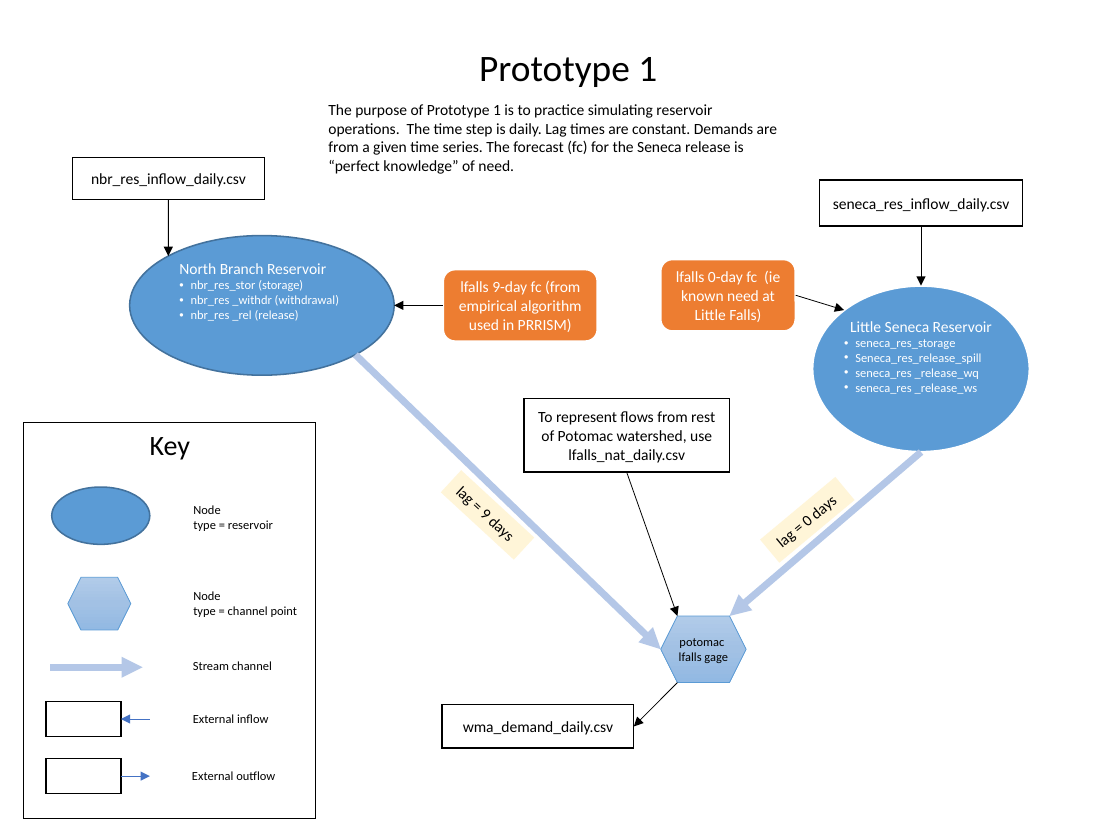
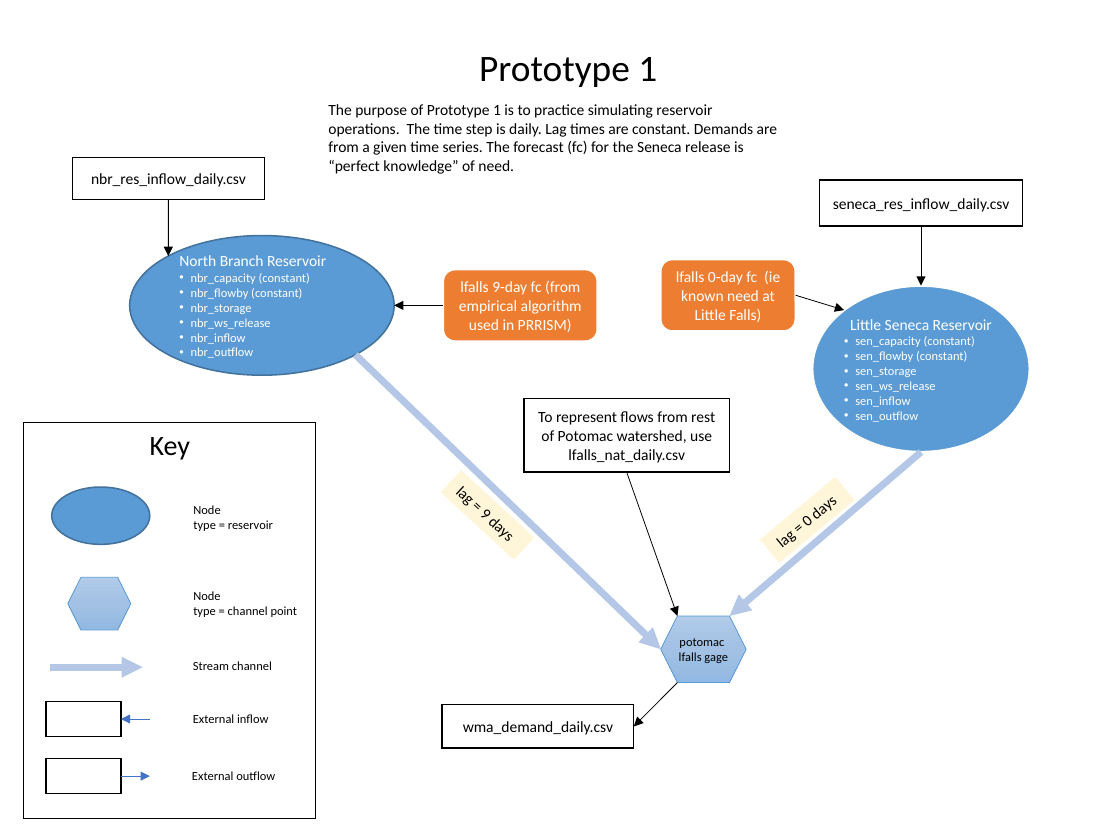
Before and after one commit to InterstateCommissionPotomacRiverBasin/prototype1, a slide deck: slide 1 of prototype1.pptx. Drawn at 1120x840 pixels with LibreOffice and Linux fonts; fonts in the diff are those of the drawing. Boxes give left, top, right and bottom in pixels: in the first picture for what was removed or moved away, otherwise in the second. Text is boxed around its words. In the diff, an @@ line names an element or a change of style, - is before the commit and + after.

```diff
--- a/prototype1.pptx
+++ b/prototype1.pptx
@@ text in ellipse at (191, 273, 310, 358): text changed @@
-• nbr_res_stor (storage)
-• nbr_res _withdr (withdrawal)
-• nbr_res _rel (release)
+• nbr_capacity (constant)
+• nbr_flowby (constant)
+• nbr_storage
+• nbr_ws_release
+• nbr_inflow
+• nbr_outflow
@@ text in ellipse at (855, 336, 975, 422): text changed @@
-• seneca_res_storage
-• Seneca_res_release_spill
-• seneca_res _release_wq
-• seneca_res _release_ws
+• sen_capacity (constant)
+• sen_flowby (constant)
+• sen_storage
+• sen_ws_release
+• sen_inflow
+• sen_outflow
```
Also in this commit, not shown: 1 other slide changed.
